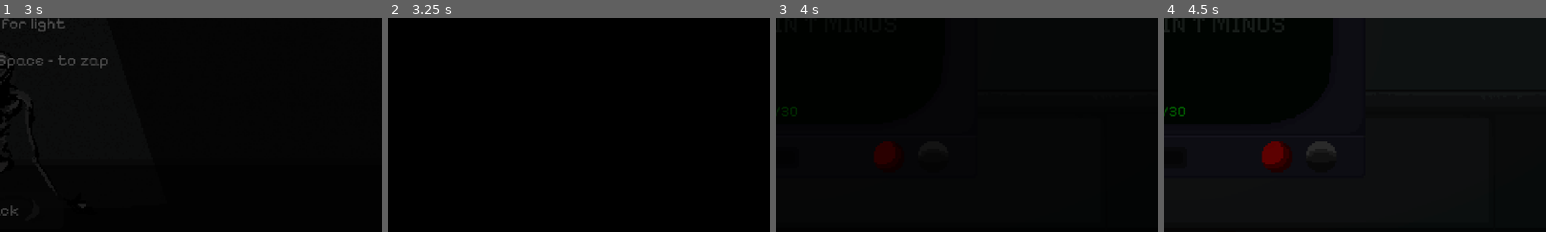
Above: before the commit, frames 1-4 (left to right).
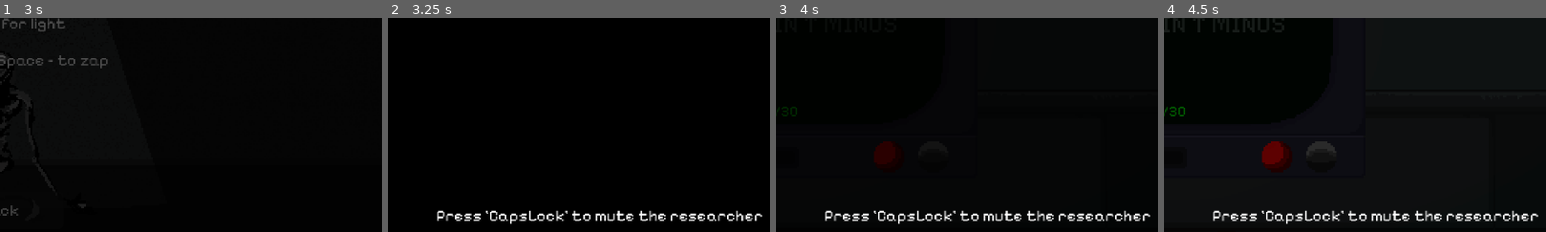
Above: after the commit, the same moments.

Repository: DarylBarrel1/human-error
Game: Godot game, scene res://scenes/menu.tscn
The game is run twice, just before and just after one commit, with the same random seed, the same clock (stepped at 60 frames per second) and the same inputs.
Inputs:
- Up to frame 1 (3 s): click "Start Game" at 0.5 s; click "Start Game" at 1.25 s; click "Start Game" at 2 s; click "Controls" at 2.75 s
- Up to frame 2 (3.25 s): no input
- Up to frame 3 (4 s): tap Enter at 3.5 s; hold 1 (Door1_Lit) from 3.53 s (still down)
- Up to frame 4 (4.5 s): tap Space (Zap) at 4.25 s; release 1 (Door1_Lit) at 4.28 s; tap 2 (Door2_Lit) at 4.35 s
The pictures show only the part of the screen within x 50-100%, y 49-98%; the shares and areas given below are measured in that part.

Frame 1 is identical in both runs. In frame 2, 2.1% of the frame differs, in the area x 12-98%, y 89-97%; in frame 3, 2.1%; in frame 4, 2.1%.

Commit message:
Added researcher audio and background audio

Diff:
--- a/project.godot
+++ b/project.godot
@@ -55,6 +55,11 @@
 "events": [Object(InputEventKey,"resource_local_to_scene":false,"resource_name":"","device":-1,"window_id":0,"alt_press …(191 unchanged characters)…
 ]
 }
+Mute={
+"deadzone": 0.2,
+"events": [Object(InputEventKey,"resource_local_to_scene":false,"resource_name":"","device":-1,"window_id":0,"alt_pressed":false,"shift_pressed":false,"ctrl_pressed":false,"meta_pressed":false,"pressed":false,"keycode":0,"physical_keycode":4194329,"key_label":0,"unicode":0,"location":0,"echo":false,"script":null)
+]
+}
 
 [physics]
 
--- a/scenes/main.tscn
+++ b/scenes/main.tscn
@@ -5,9 +5,12 @@
 [ext_resource type="PackedScene" uid="uid://ctaf5on586bnm" path="res://scenes/monitor.tscn" id="2_jyhfs"]
 [ext_resource type="AudioStream" uid="uid://krm7cgpx7q1l" path="res://assets/audios/human_body_sound/running/step_lth1.ogg" id="4_o6xl0"]
 [ext_resource type="Texture2D" uid="uid://bvdhjvjik2o85" path="res://assets/objects/monster_face.png" id="4_tipki"]
+[ext_resource type="AudioStream" uid="uid://k1ii8o50ls0j" path="res://assets/audios/intro/announcer.mp3" id="5_85g3d"]
 [ext_resource type="AudioStream" uid="uid://c61faq6j62ota" path="res://assets/audios/human_body_sound/running/step_lth2.ogg" id="5_tipki"]
 [ext_resource type="AudioStream" uid="uid://b3i34aanlojse" path="res://assets/audios/human_body_sound/running/step_lth3.ogg" id="6_85g3d"]
+[ext_resource type="AudioStream" uid="uid://bxsdvvbcuco34" path="res://assets/audios/BGM/static9.wav" id="6_choun"]
 [ext_resource type="AudioStream" uid="uid://rbs42gsronns" path="res://assets/audios/human_body_sound/running/step_lth4.ogg" id="7_choun"]
+[ext_resource type="FontFile" uid="uid://d3jtcfuop2v6r" path="res://assets/fonts/PixelifySans-Regular.ttf" id="11_ya4ey"]
 
 [node name="Main" type="Node2D" unique_id=1762041060]
 script = ExtResource("1_jyhfs")
@@ -27,6 +30,13 @@
 mouse_filter = 2
 color = Color(0, 0, 0, 1)
 
+[node name="Researcher" type="AudioStreamPlayer" parent="." unique_id=1887168172]
+stream = ExtResource("5_85g3d")
+
+[node name="Background" type="AudioStreamPlayer" parent="." unique_id=1679911288]
+stream = ExtResource("6_choun")
+volume_db = -40.377
+
 [node name="StepLth1" type="AudioStreamPlayer" parent="." unique_id=1371497886]
 stream = ExtResource("4_o6xl0")
 
@@ -38,3 +48,12 @@
 
 [node name="StepLth4" type="AudioStreamPlayer" parent="." unique_id=1825686426]
 stream = ExtResource("7_choun")
+
+[node name="MuteText" type="Label" parent="." unique_id=1554567788]
+offset_left = 270.0
+offset_top = 249.0
+offset_right = 535.0
+offset_bottom = 272.0
+theme_override_fonts/font = ExtResource("11_ya4ey")
+theme_override_font_sizes/font_size = 10
+text = "Press 'CapsLock' to mute the researcher"
--- a/scripts/switch.gd
+++ b/scripts/switch.gd
@@ -5,6 +5,8 @@
 
 @onready var steps = [$StepLth1, $StepLth2, $StepLth3, $StepLth4]
 @onready var jumpscare = $Jumpscare
+@onready var researcher = $Researcher
+@onready var background = $Background
 
 var facing: Node2D
 var opposite: Node2D
@@ -19,6 +21,8 @@
 	$Doors.visible = false
 	$Fade.color.a = 1.0
 	await get_tree().create_timer(0.5).timeout
+	researcher.play()
+	background.play()
 	create_tween().tween_property($Fade, "color:a", 0.0, 2.5)
 
 # Called every frame. 'delta' is the elapsed time since the previous frame.
@@ -84,3 +88,6 @@
 		facing = opposite
 		facing_emit.emit(facing)
 		set_process_input(true)
+	elif event.is_action_pressed("Mute"):
+		researcher.stop()
+		$MuteText.hide()
Not shown, added: assets/audios/BGM/static9.wav.import
Not shown, added: assets/audios/intro/announcer.mp3.import
Not shown, added: assets/audios/intro/announcer.ogg.import
Not shown, changed: assets/audios/monster_sounds/crack11.mp3.wav.import
Not shown, added: assets/audios/BGM/static9.wav
